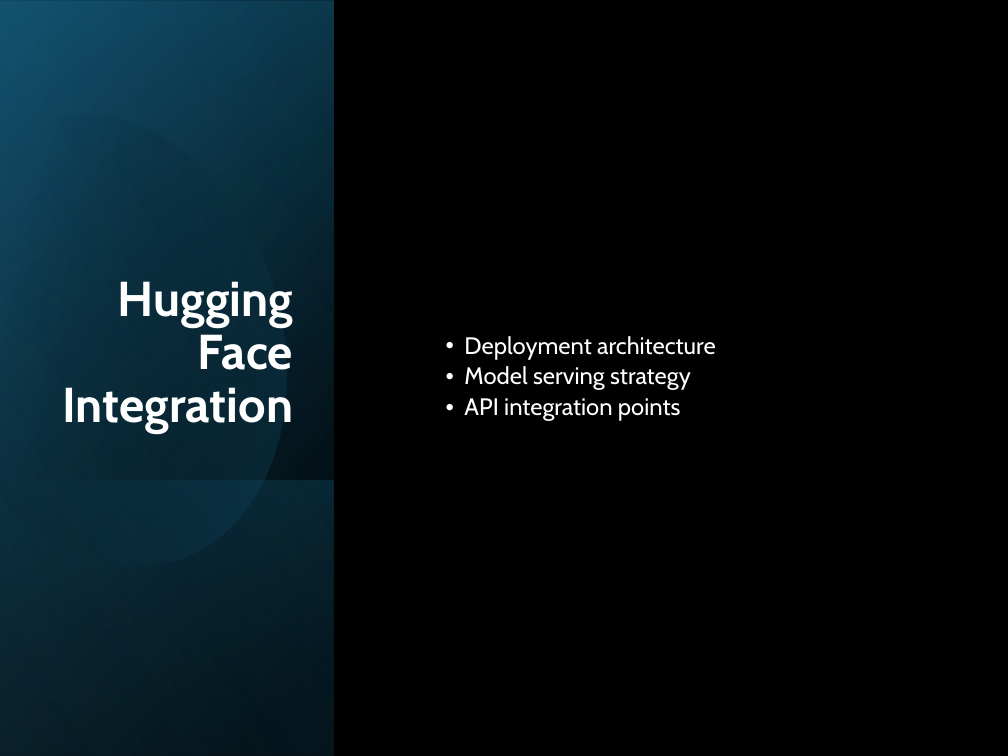
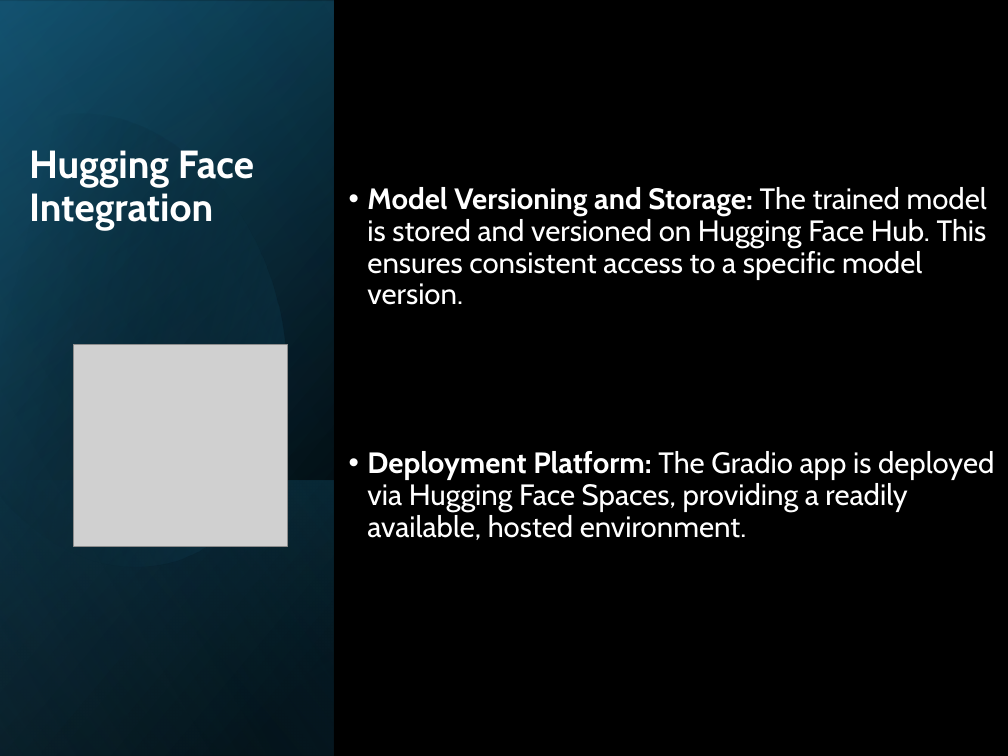
Before and after one commit to lmanov1/DL_DiabeticRetinopathyStagePrediction, a slide deck: slide 19 of presentation/DLStagePredictPresentation.pptx (slide 20 before the commit). Drawn at 1008x756 pixels with LibreOffice and Linux fonts; fonts in the diff are those of the drawing; grey boxes stand for pictures. Boxes give left, top, right and bottom in pixels: in the first picture for what was removed or moved away, otherwise in the second. Text is boxed around its words. In the diff, an @@ line names an element or a change of style, - is before the commit and + after.

```diff
--- a/presentation/DLStagePredictPresentation.pptx
+++ b/presentation/DLStagePredictPresentation.pptx
@@ title "Hugging Face Integration": place and size @@
-title "Hugging Face Integration" at [62, 281, 293, 433]
+title "Hugging Face Integration" at [29, 150, 254, 230]
@@ title "Hugging Face Integration" at [29, 150, 254, 230]: size 35 to 28 pt; alignment right to left @@
@@ text at [367, 187, 994, 540]: text changed; size 17 to 21 pt @@
-  • Deployment architecture
-  • Model serving strategy
-  • API integration points
+• Model Versioning and Storage: The trained model is stored and versioned on Hugging Face Hub. This ensures consistent access to a specific model version.
+• Deployment Platform: The Gradio app is deployed via Hugging Face Spaces, providing a readily available, hosted environment.
@@ picture added at [74, 345, 287, 546] @@
```
Also in this commit, not shown: 13 other slides changed, 7 slides added, 9 slides removed.
